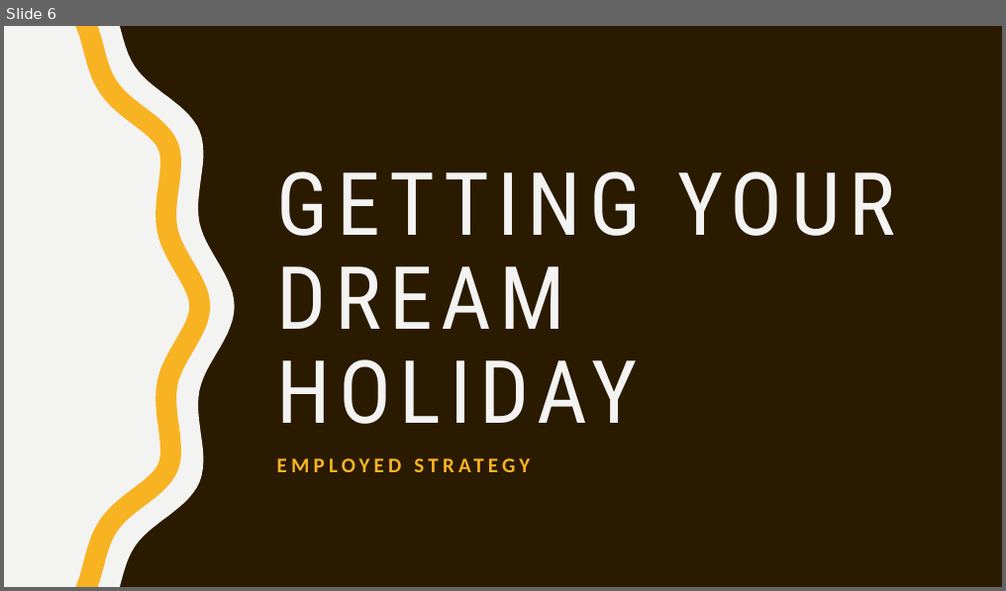
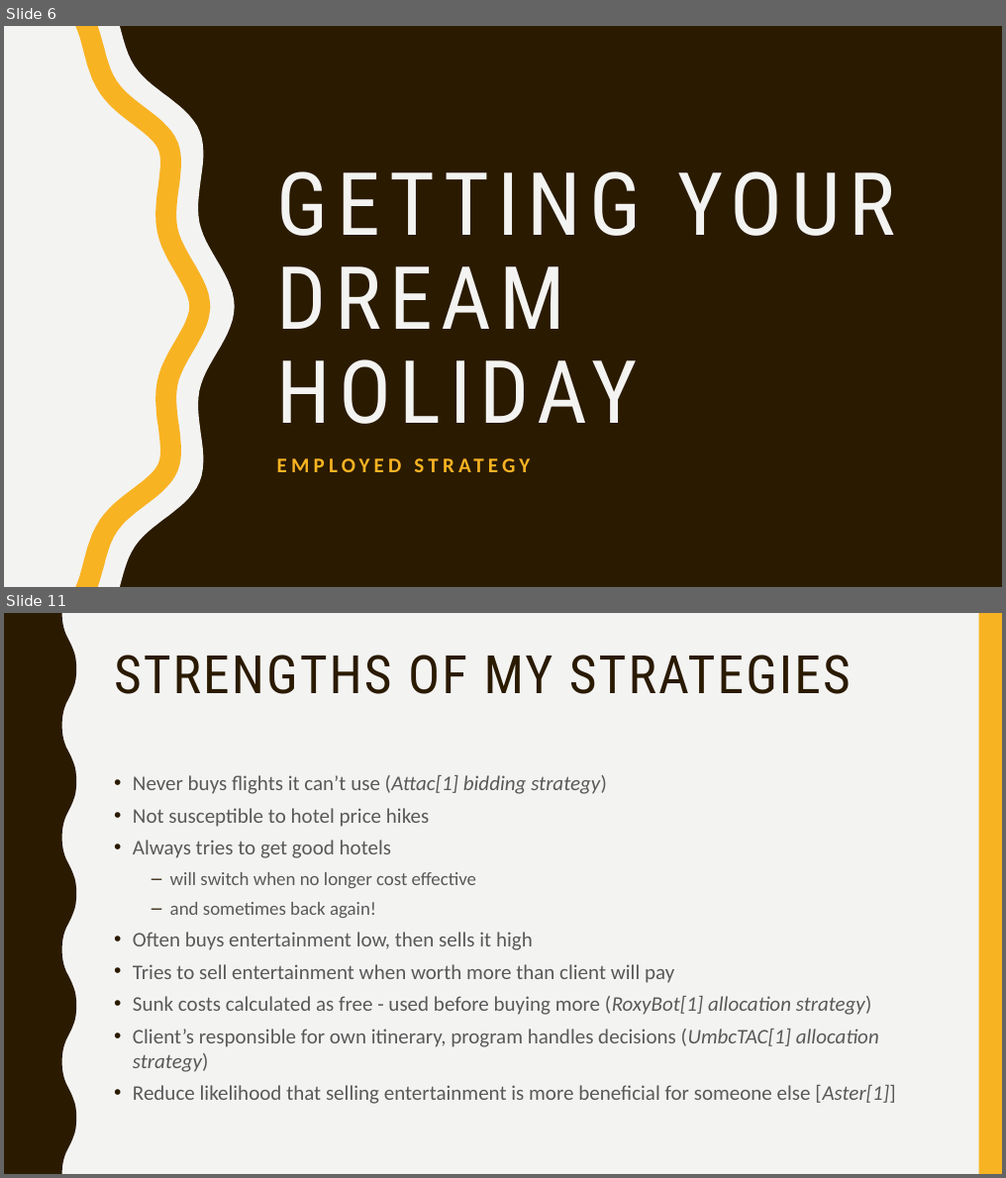
Before and after one commit to Jamiewarb/IntAgents, a slide deck: VivaSlides.pptx. Shown one above the other, each under a label of ours: slide 6 before the commit, slides 6 and 11 after it; the slides between them are not shown. The pictures are 1006x591 and 1006x1178 pixels, drawn with LibreOffice and Linux fonts; fonts in the diff are those of the drawing. Boxes give left, top, right and bottom in pixels: in the first picture for what was removed or moved away, otherwise in the second. Text is boxed around its words. In the diff, an @@ line names an element or a change of style, - is before the commit and + after.

```diff
--- a/VivaSlides.pptx
+++ b/VivaSlides.pptx
@@ slide 11 added at (4, 613, 1002, 1174), background #F3F3F2 @@
@@ freeform shape added at (4, 613, 76, 1174), fill #2A1A00 @@
@@ rectangle added at (979, 613, 1002, 1174), fill #F8B323 @@
@@ title added at (114, 655, 850, 694), 51 pt, text #2A1A00 @@
+STRENGTHS OF MY STRATEGIES
@@ text added at (133, 775, 895, 1104), 20 pt, text #595959 @@
+• Never buys flights it can’t use (Attac[1] bidding strategy)
+• Not susceptible to hotel price hikes
+• Always tries to get good hotels
+  – will switch when no longer cost effective
+  – and sometimes back again!
+• Often buys entertainment low, then sells it high
+• Tries to sell entertainment when worth more than client will pay
+• Sunk costs calculated as free - used before buying more (RoxyBot[1] allocation strategy)
+• Client’s responsible for own itinerary, program handles decisions (UmbcTAC[1] allocation strategy)
+• Reduce likelihood that selling entertainment is more beneficial for someone else [Aster[1]]
```
Also in this commit, not shown: 5 slides changed, 5 other slides added.
